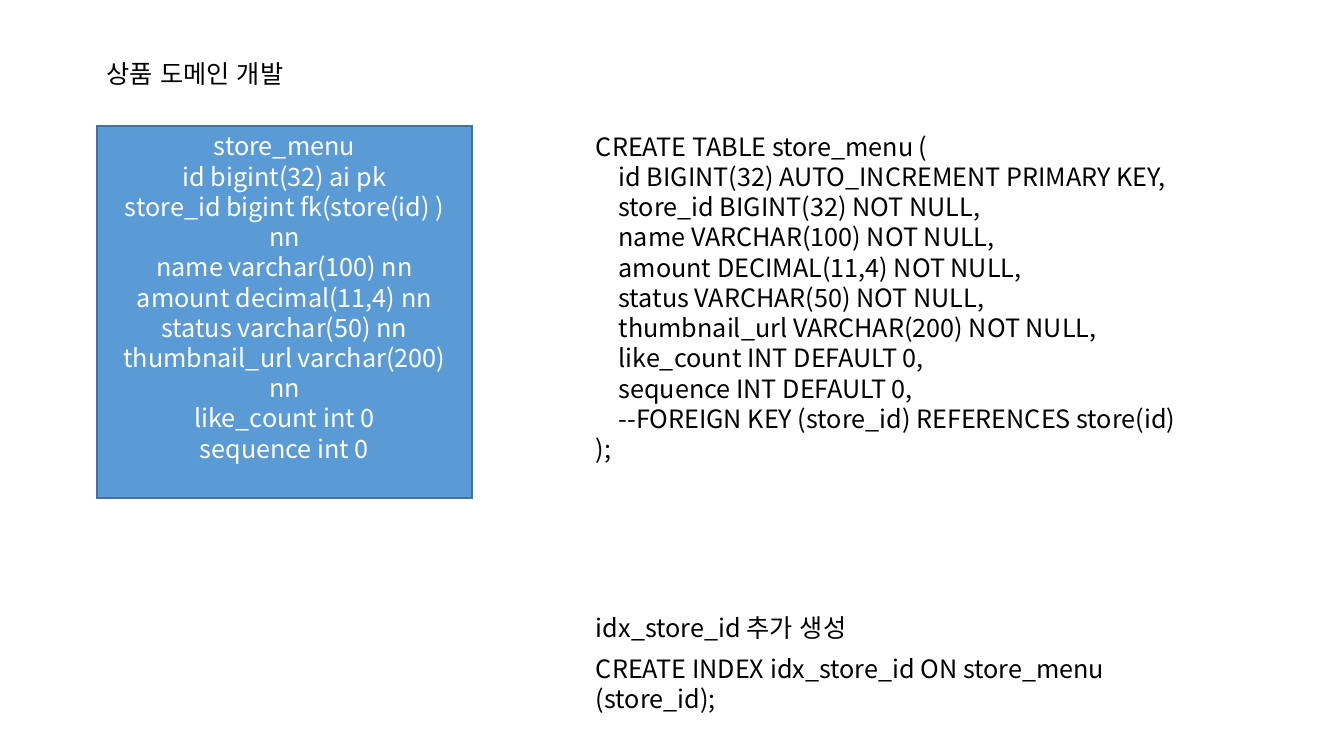
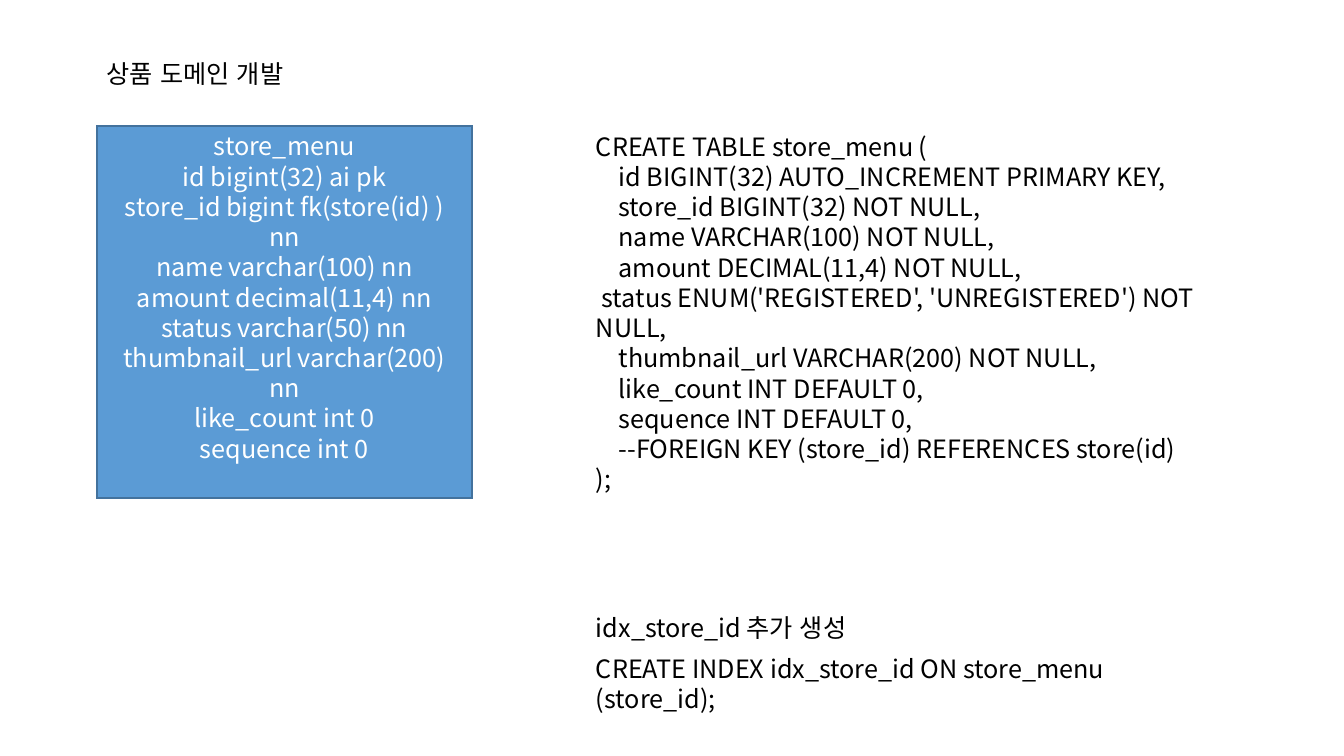
Before and after one commit to Goo-hyunwoo/delivery-service, a slide deck: slide 5 of 도메인 개발.pptx. Drawn at 1344x756 pixels with LibreOffice and Linux fonts; fonts in the diff are those of the drawing. Boxes give left, top, right and bottom in pixels: in the first picture for what was removed or moved away, otherwise in the second. Text is boxed around its words. In the diff, an @@ line names an element or a change of style, - is before the commit and + after.

```diff
--- a/도메인 개발.pptx
+++ b/도메인 개발.pptx
@@ text at [596,281,1193,342]: text changed @@
-status VARCHAR(50) NOT NULL,
+status ENUM('REGISTERED', 'UNREGISTERED') NOT NULL,
```
Also in this commit, not shown: 10 other files.
